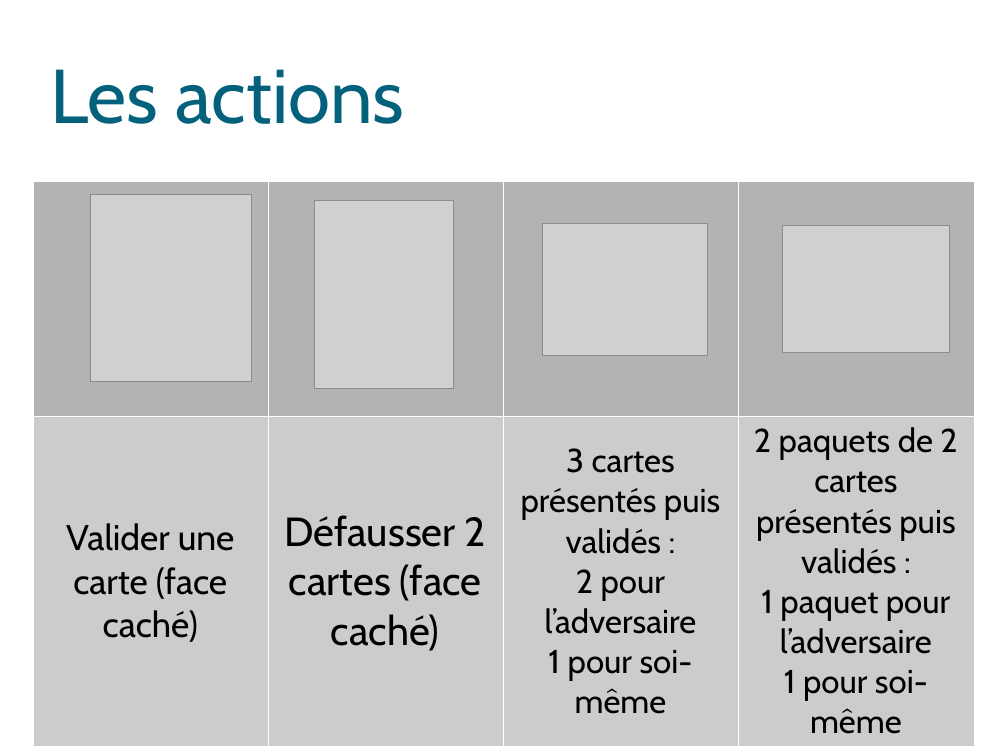
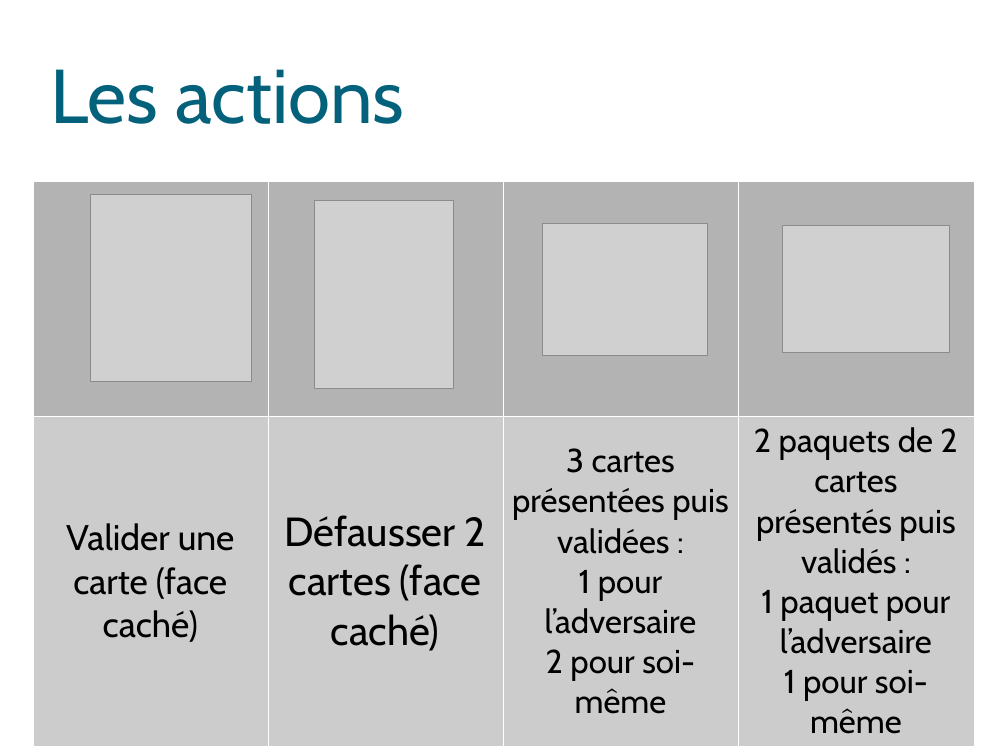
Before and after one commit to Triw-12/hanamikoji_solve, a slide deck: slide 13 of diaporama/Règles.odp. Drawn at 1008x756 pixels with LibreOffice and Linux fonts; fonts in the diff are those of the drawing; grey boxes stand for pictures; background and template pictures are left out. Boxes give left, top, right and bottom in pixels: in the first picture for what was removed or moved away, otherwise in the second. Text is boxed around its words. In the diff, an @@ line names an element or a change of style, - is before the commit and + after.

```diff
--- a/diaporama/Règles.odp
+++ b/diaporama/Règles.odp
@@ table at box(33, 181, 975, 738) @@
-row 2, column 3: 3 cartes présentés puis validés : / 2 pour l’adversaire / 1 pour soi-même
+row 2, column 3: 3 cartes présentées puis validées : / 1 pour l’adversaire / 2 pour soi-même
```
Also in this commit, not shown: 16 other slides changed, 3 slides added, 2 slides removed, 2 other files.
